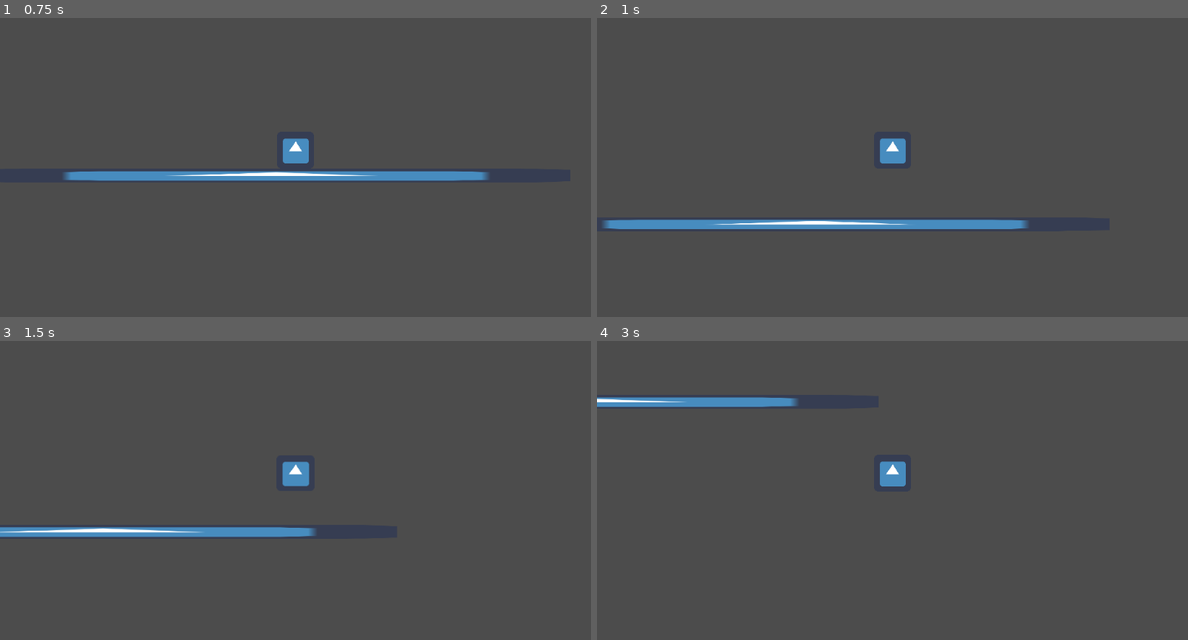
Above: before the commit, frames 1-4 (two rows, left to right).
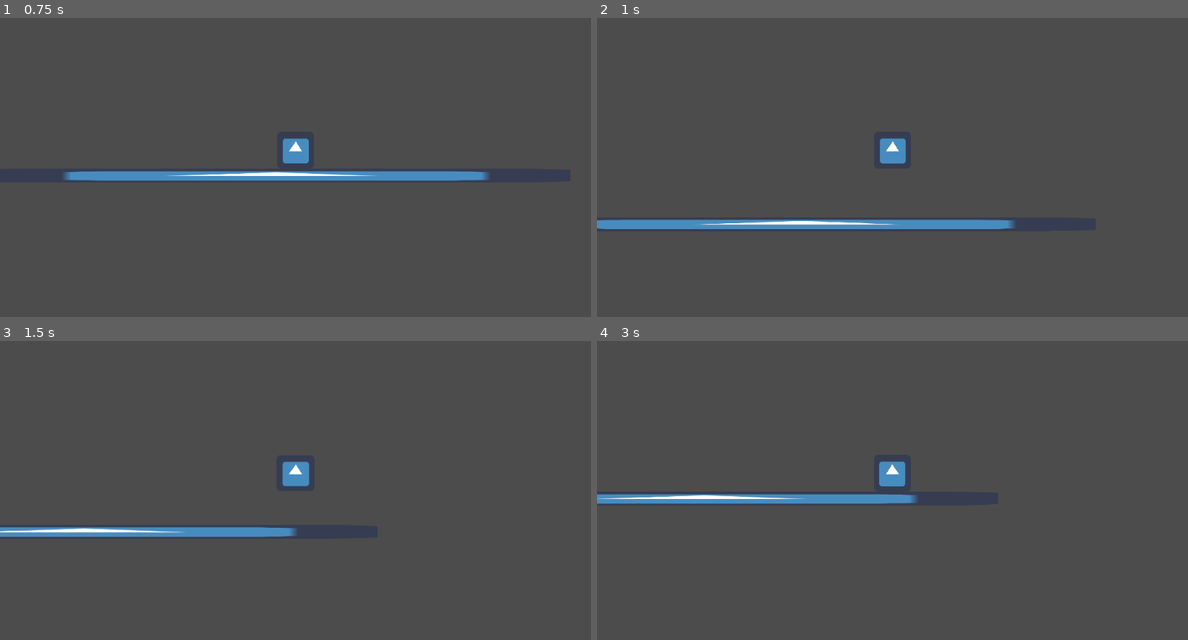
Above: after the commit, the same moments.

Repository: ReneyGG/gamedzem-2023
Game: Godot game, scene res://Scenes/Main.tscn
Same seed, same stepped clock (60 frames per second), same inputs: the game is played once before the commit and once after it. Before the commit the project has no main scene; this scene is started directly in both runs. The engine's default icon, where the game draws it, is replaced by a stand-in: a white triangle on a blue panel in a dark square.
Inputs:
- Up to frame 1 (0.75 s): hold Right (ui_right) from 0.53 s (still down); hold Shift (sprint, bound only after the commit) from 0.53 s (still down)
- Up to frame 2 (1 s): keep holding Right (ui_right); keep holding Shift (sprint, bound only after the commit); tap Up (ui_up) at 0.77, 0.8 s
- Up to frame 3 (1.5 s): keep holding Right (ui_right); tap Up (ui_up) at 1.07, 1.35 s; release Shift (sprint, bound only after the commit) at 1.28 s
- Up to frame 4 (3 s): tap Up (ui_up) at 1.52, 1.82, 2.3 s; tap Shift (sprint, bound only after the commit) at 1.55, 2.85 s; release Right (ui_right) at 2.03 s; hold Left (ui_left) 2.03-2.78 s; hold Shift (sprint, bound only after the commit) 2.03-2.78 s; hold Right (ui_right) from 2.78 s (still down)

Frame 1 is identical in both runs. In frame 2, 0.3% of the frame differs, in the area x 0-73%, y 67-71%; in frame 3, 0.3%; in frame 4, 3.0%, in the area x 0-55%, y 18-55%.

Commit message:
dodane kucanie i sprint

Diff:
--- a/Scripts/player_2D_movement_platformer.gd
+++ b/Scripts/player_2D_movement_platformer.gd
@@ -3,12 +3,14 @@
 var gravity = 35
 var acceleration = 2000
 var deacceleration = 2000
-var max_speed = 400
+var max_speed = 300
+var max_sprint_speed = 500
 var friction = 2000
 var jump_height = 600
 
 onready var sprite = get_node("Sprite")
 onready var timer = get_node("Timer")
+#onready var state_machine = get_node("AnimationTree").get("parameters/playback")
 
 var jump_count
 var motion = Vector2()
@@ -20,22 +22,39 @@
 	timer.one_shot = true
 
 func movement(var delta):
-	if Input.is_action_pressed("ui_right"):
-		if(hSpeed <-100):
-			hSpeed += (deacceleration * delta)
-		elif(hSpeed < max_speed):
-			hSpeed += (acceleration * delta)
-			sprite.flip_h = false
+	if Input.is_action_pressed("ui_down"):
+		sprite.scale = Vector2(1.1, 0.9)
+		hSpeed -= min(abs(hSpeed), friction * delta) * sign(hSpeed)
+	elif Input.is_action_pressed("ui_right"):
+		if Input.is_action_pressed("sprint"):
+			if(hSpeed <-100):
+				hSpeed += (deacceleration * delta)
+			elif(hSpeed < max_sprint_speed):
+				hSpeed += (acceleration * delta)
+				sprite.flip_h = false
 		else:
-			pass
+			if(hSpeed <-100):
+				hSpeed += (deacceleration * delta)
+			elif(hSpeed < max_speed):
+				hSpeed += (acceleration * delta)
+				sprite.flip_h = false
+			else:
+				hSpeed = 300
 	elif Input.is_action_pressed("ui_left"):
-		if(hSpeed > 100):
-			hSpeed -= (deacceleration * delta)
-		elif(hSpeed > -max_speed):
-			hSpeed -= (acceleration * delta)
-			sprite.flip_h = true
+		if Input.is_action_pressed("sprint"):
+			if(hSpeed > 100):
+				hSpeed -= (deacceleration * delta)
+			elif(hSpeed > -max_sprint_speed):
+				hSpeed -= (acceleration * delta)
+				sprite.flip_h = true
 		else:
-			pass
+			if(hSpeed > 100):
+				hSpeed -= (deacceleration * delta)
+			elif(hSpeed > -max_speed):
+				hSpeed -= (acceleration * delta)
+				sprite.flip_h = true
+			else:
+				hSpeed = -300
 	else:
 		hSpeed -= min(abs(hSpeed), friction * delta) * sign(hSpeed)
 
--- a/project.godot
+++ b/project.godot
@@ -11,11 +11,48 @@
 [application]
 
 config/name="Bajka"
+run/main_scene="res://Scenes/Main.tscn"
 config/icon="res://icon.png"
 
 [gui]
 
 common/drop_mouse_on_gui_input_disabled=true
+
+[input]
+
+ui_left={
+"deadzone": 0.5,
+"events": [ Object(InputEventKey,"resource_local_to_scene":false,"resource_name":"","device":0,"alt":false,"shift":false,"control":false,"meta":false,"command":false,"pressed":false,"scancode":16777231,"physical_scancode":0,"unicode":0,"echo":false,"script":null)
+, Object(InputEventJoypadButton,"resource_local_to_scene":false,"resource_name":"","device":0,"button_index":14,"pressure":0.0,"pressed":false,"script":null)
+, Object(InputEventKey,"resource_local_to_scene":false,"resource_name":"","device":0,"alt":false,"shift":false,"control":false,"meta":false,"command":false,"pressed":false,"scancode":0,"physical_scancode":65,"unicode":0,"echo":false,"script":null)
+ ]
+}
+ui_right={
+"deadzone": 0.5,
+"events": [ Object(InputEventKey,"resource_local_to_scene":false,"resource_name":"","device":0,"alt":false,"shift":false,"control":false,"meta":false,"command":false,"pressed":false,"scancode":16777233,"physical_scancode":0,"unicode":0,"echo":false,"script":null)
+, Object(InputEventJoypadButton,"resource_local_to_scene":false,"resource_name":"","device":0,"button_index":15,"pressure":0.0,"pressed":false,"script":null)
+, Object(InputEventKey,"resource_local_to_scene":false,"resource_name":"","device":0,"alt":false,"shift":false,"control":false,"meta":false,"command":false,"pressed":false,"scancode":0,"physical_scancode":68,"unicode":0,"echo":false,"script":null)
+ ]
+}
+ui_up={
+"deadzone": 0.5,
+"events": [ Object(InputEventKey,"resource_local_to_scene":false,"resource_name":"","device":0,"alt":false,"shift":false,"control":false,"meta":false,"command":false,"pressed":false,"scancode":16777232,"physical_scancode":0,"unicode":0,"echo":false,"script":null)
+, Object(InputEventJoypadButton,"resource_local_to_scene":false,"resource_name":"","device":0,"button_index":12,"pressure":0.0,"pressed":false,"script":null)
+, Object(InputEventKey,"resource_local_to_scene":false,"resource_name":"","device":0,"alt":false,"shift":false,"control":false,"meta":false,"command":false,"pressed":false,"scancode":0,"physical_scancode":87,"unicode":0,"echo":false,"script":null)
+ ]
+}
+ui_down={
+"deadzone": 0.5,
+"events": [ Object(InputEventKey,"resource_local_to_scene":false,"resource_name":"","device":0,"alt":false,"shift":false,"control":false,"meta":false,"command":false,"pressed":false,"scancode":16777234,"physical_scancode":0,"unicode":0,"echo":false,"script":null)
+, Object(InputEventJoypadButton,"resource_local_to_scene":false,"resource_name":"","device":0,"button_index":13,"pressure":0.0,"pressed":false,"script":null)
+, Object(InputEventKey,"resource_local_to_scene":false,"resource_name":"","device":0,"alt":false,"shift":false,"control":false,"meta":false,"command":false,"pressed":false,"scancode":0,"physical_scancode":83,"unicode":0,"echo":false,"script":null)
+ ]
+}
+sprint={
+"deadzone": 0.5,
+"events": [ Object(InputEventKey,"resource_local_to_scene":false,"resource_name":"","device":0,"alt":false,"shift":false,"control":false,"meta":false,"command":false,"pressed":false,"scancode":0,"physical_scancode":16777237,"unicode":0,"echo":false,"script":null)
+ ]
+}
 
 [physics]
 
